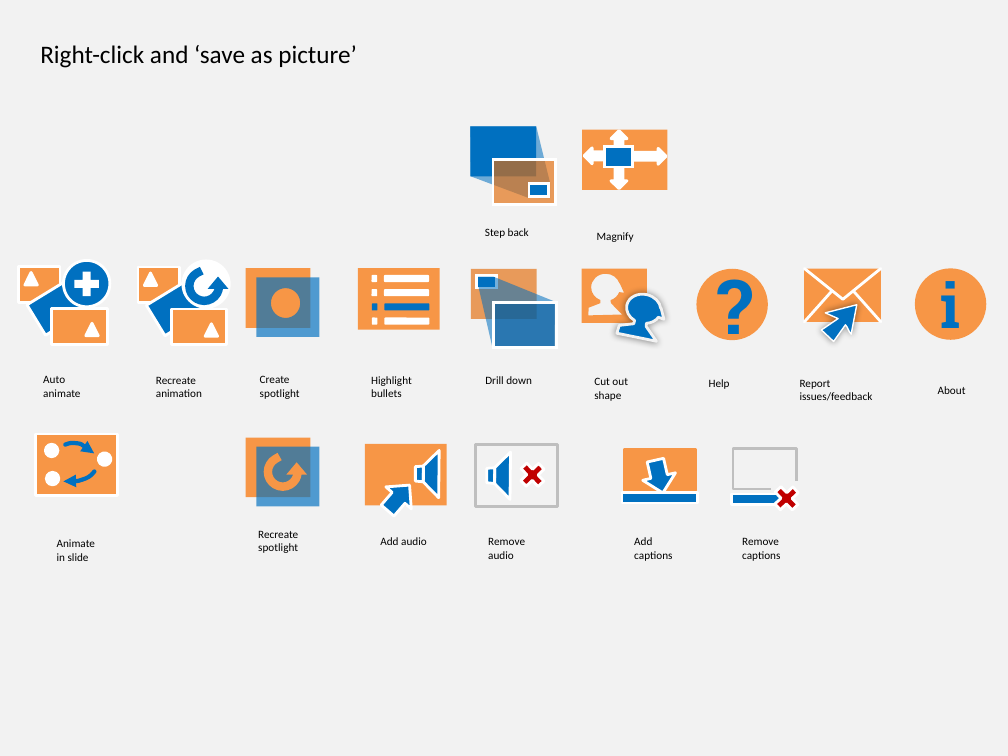
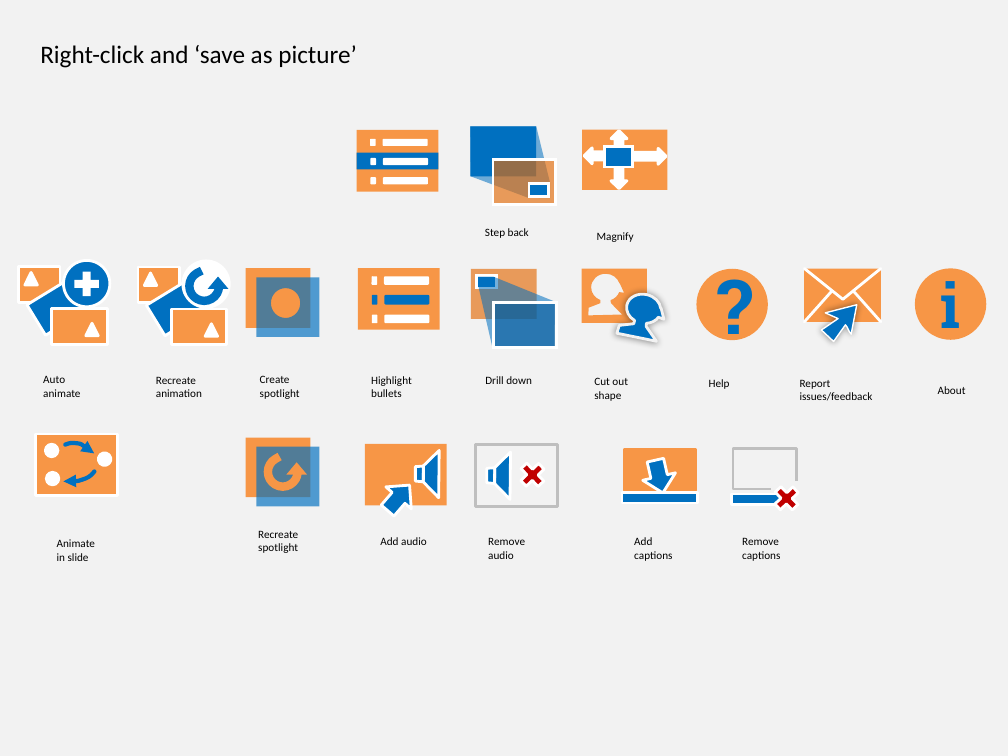
Before and after one commit to PowerPointLabs/PowerPointLabs, a slide deck: slide 1 of doc/Icons.pptx. Drawn at 1008x756 pixels with LibreOffice and Linux fonts; fonts in the diff are those of the drawing. Boxes give left, top, right and bottom in pixels: in the first picture for what was removed or moved away, otherwise in the second. Text is boxed around its words. In the diff, an @@ line names an element or a change of style, - is before the commit and + after.

```diff
--- a/doc/Icons.pptx
+++ b/doc/Icons.pptx
@@ rounded rectangle: place and size @@
-rounded rectangle at [372,289,378,296]
+rounded rectangle at [370,177,376,184]
@@ group added at [357,130,438,192]: 4 rounded rectangles, 2 rectangles @@
@@ rounded rectangle: place and size @@
-rounded rectangle at [384,289,429,296]
+rounded rectangle at [383,177,428,184]
@@ rounded rectangle: place and size @@
-rounded rectangle at [372,303,378,310]
+rounded rectangle at [372,295,378,305]
@@ rounded rectangle: place and size @@
-rounded rectangle at [384,303,429,310]
+rounded rectangle at [384,295,429,305]
@@ rounded rectangle: place and size @@
-rounded rectangle at [372,318,378,325]
+rounded rectangle at [372,314,378,324]
@@ rounded rectangle: place and size @@
-rounded rectangle at [384,318,429,325]
+rounded rectangle at [384,314,429,324]
```
Also in this commit, not shown: 1 other slide changed.
